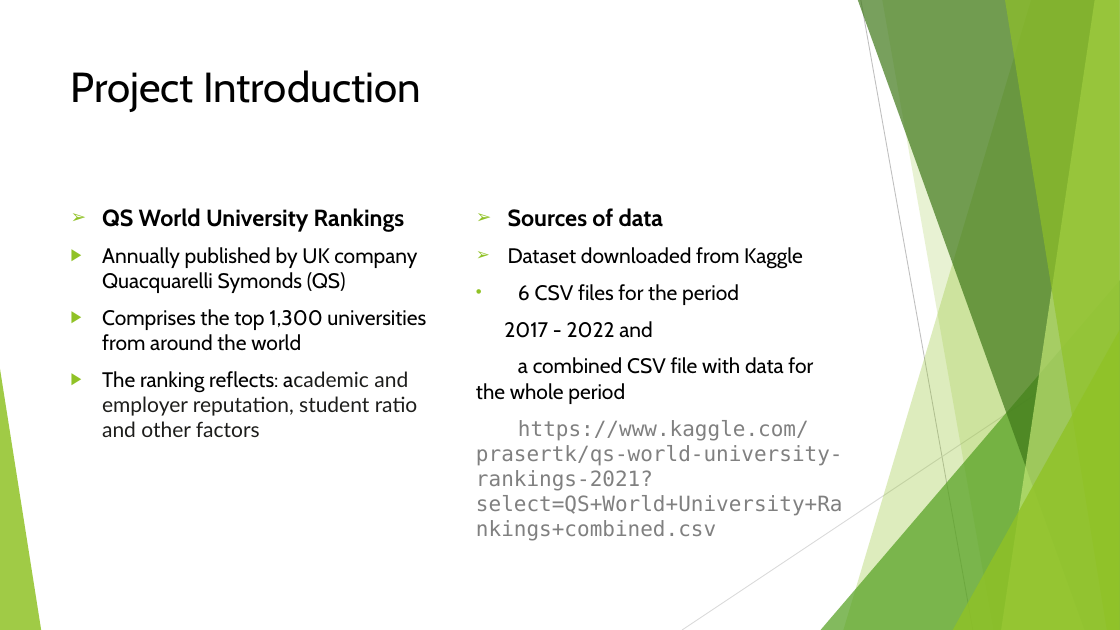
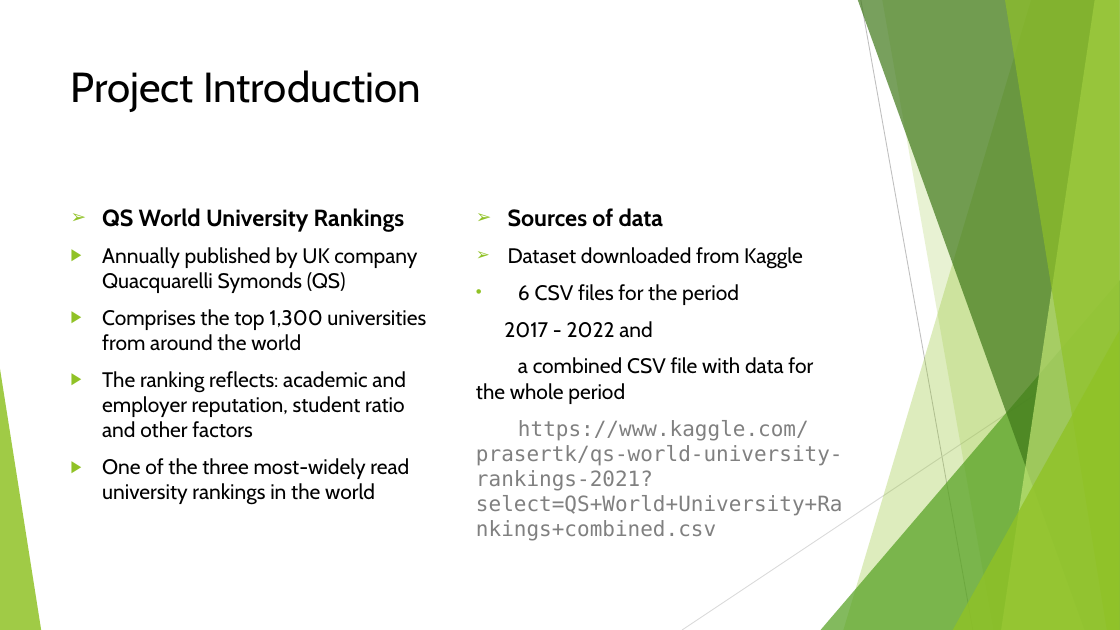
Before and after one commit to samaaravindreddy/Monash-Project-2, a slide deck: slide 2 of ETL-Project-Group-1.pptx. Drawn at 1120x630 pixels with LibreOffice and Linux fonts; fonts in the diff are those of the drawing. Boxes give left, top, right and bottom in pixels: in the first picture for what was removed or moved away, otherwise in the second. Text is boxed around its words. In the diff, an @@ line names an element or a change of style, - is before the commit and + after.

```diff
--- a/ETL-Project-Group-1.pptx
+++ b/ETL-Project-Group-1.pptx
@@ text at [102,371,405,438]: font Lato to Cabin, text colour #1D1D1B to #000000 in "academic and employer reputation, student ratio and ..." @@
@@ text at [102,458,409,505]: paragraph added @@
+▶ One of the three most-widely read university rankings in the world
```
Also in this commit, not shown: 1 other file.
